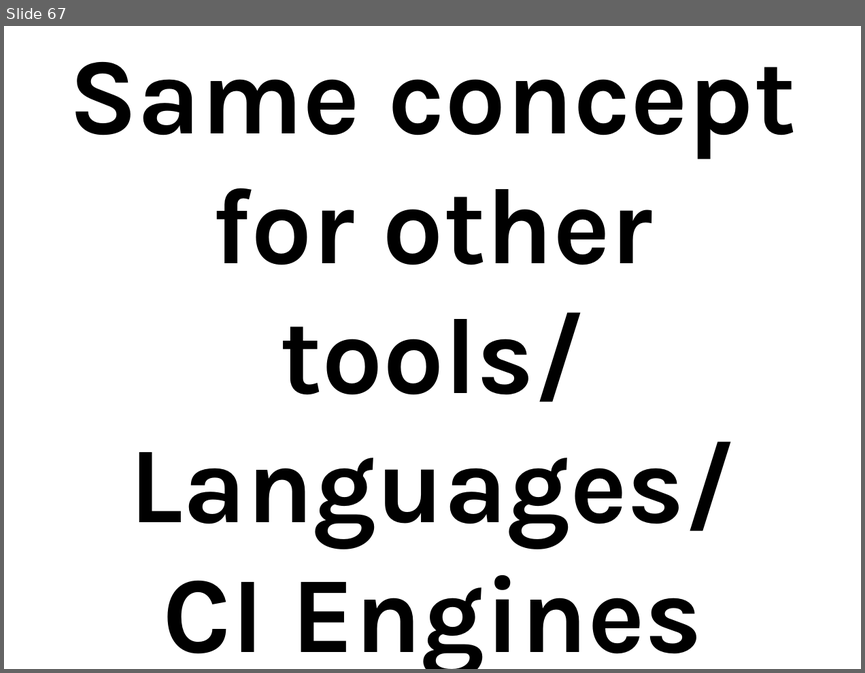
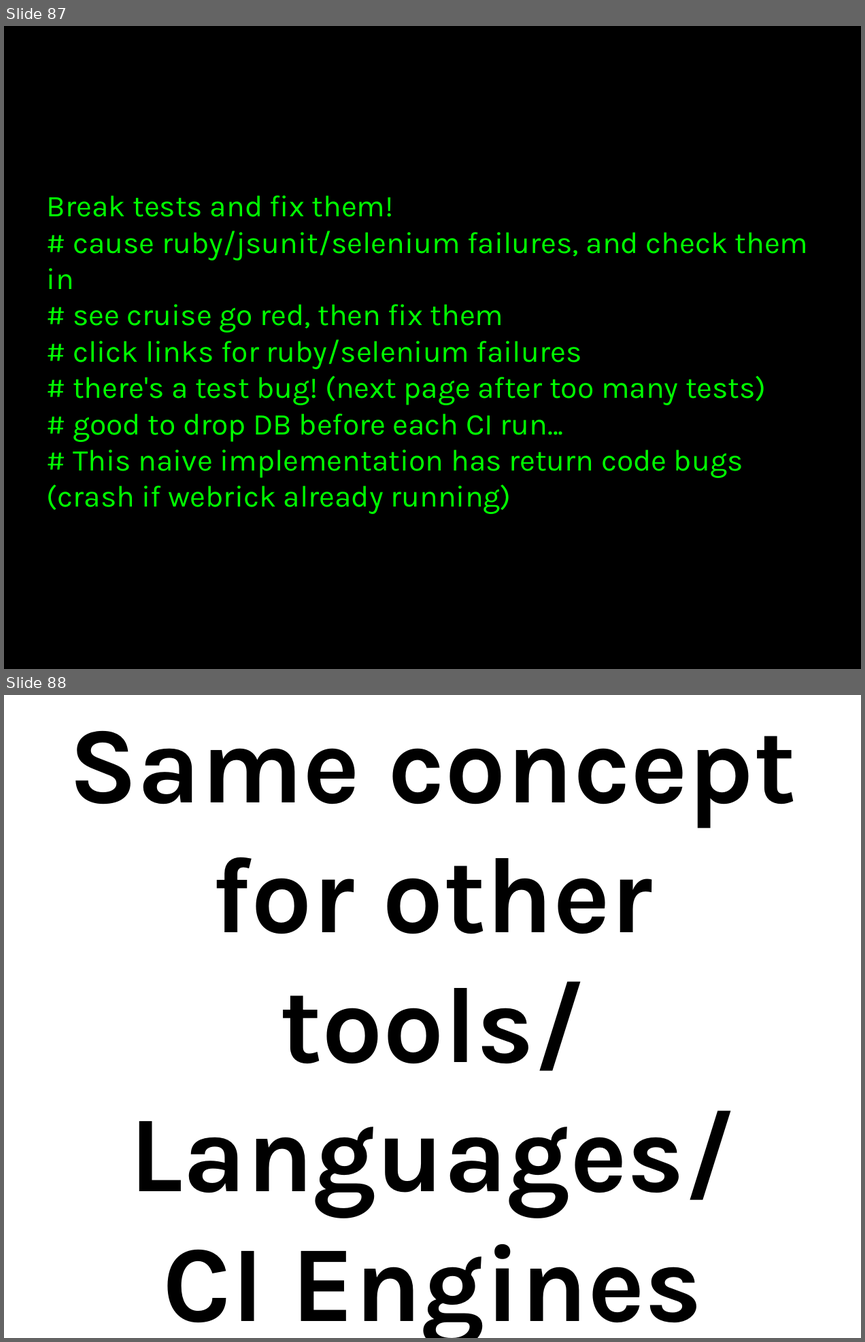
Before and after one commit to thewoolleyman/ci_for_the_rails_guy_or_gal, a slide deck: presentation/ci_for_the_web_2.0_guy_or_gal.odp. Shown one above the other, each under a label of ours: slide 67 before the commit, slides 87 and 88 after it. The pictures are 865x673 and 865x1342 pixels, drawn with LibreOffice and Linux fonts; fonts in the diff are those of the drawing. Boxes give left, top, right and bottom in pixels: in the first picture for what was removed or moved away, otherwise in the second. Text is boxed around its words. In the diff, an @@ line names an element or a change of style, - is before the commit and + after.

```diff
--- a/presentation/ci_for_the_web_2.0_guy_or_gal.odp
+++ b/presentation/ci_for_the_web_2.0_guy_or_gal.odp
@@ slide 87 added at (4, 26, 861, 669), background #000000 @@
@@ title added at (47, 195, 808, 514), 28 pt, text #00FF00 @@
+Break tests and fix them!
+# cause ruby/jsunit/selenium failures, and check them in
+# see cruise go red, then fix them
+# click links for ruby/selenium failures
+# there's a test bug! (next page after too many tests)
+# good to drop DB before each CI run...
+# This naive implementation has return code bugs (crash if webrick already running)
@@ what was slide 67 is now slide 88 @@
```
Also in this commit, not shown: 21 other slides added, 1 slide removed.
